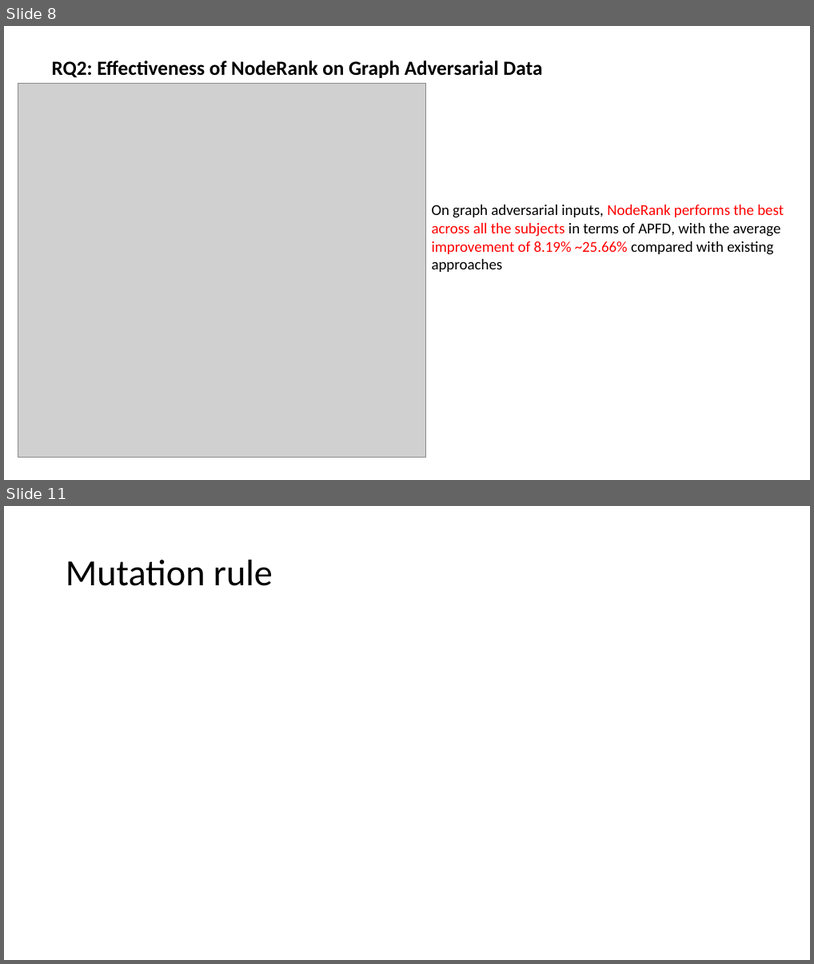
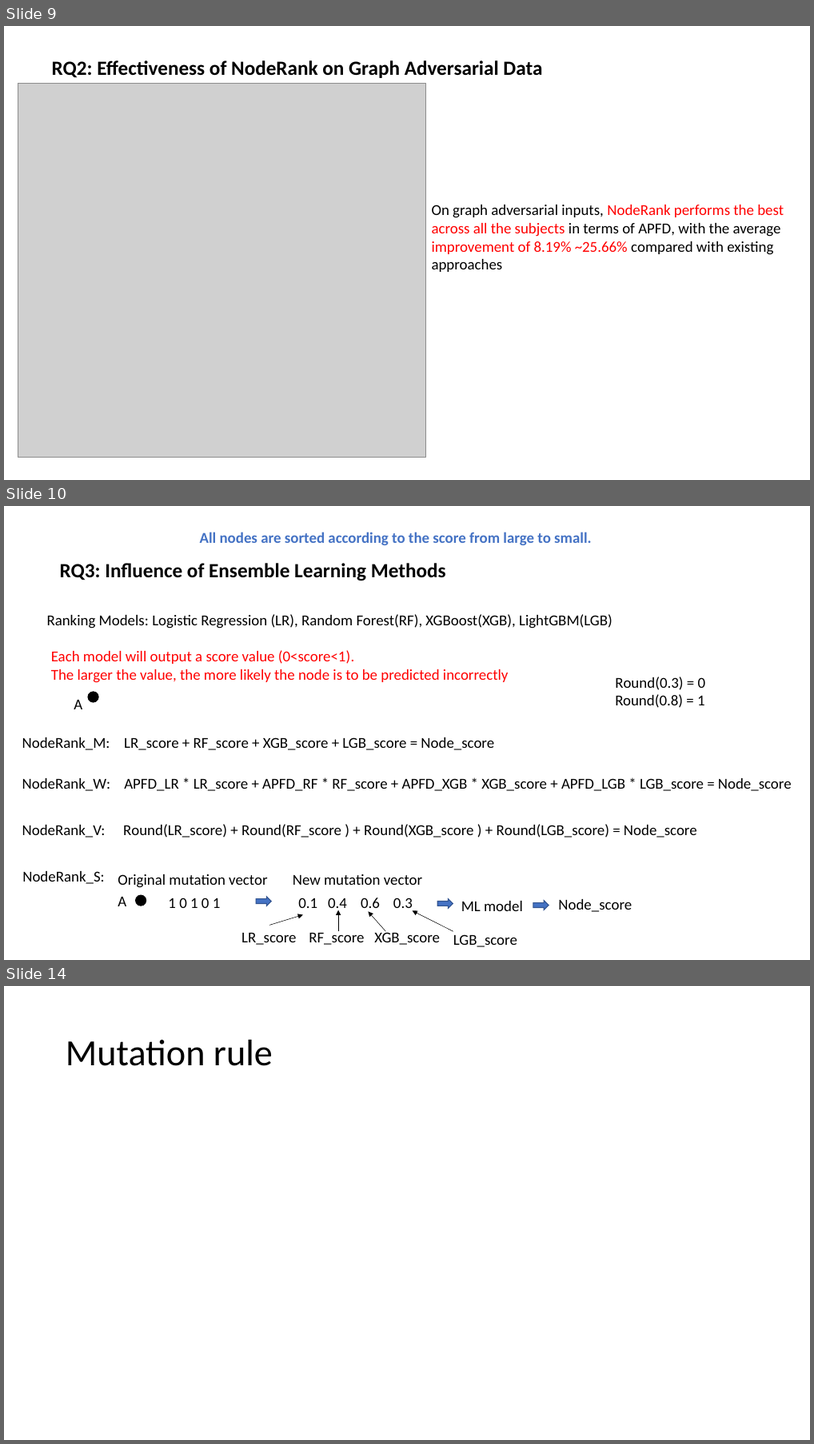
Before and after one commit to yinghuali/NodeRank, a slide deck: NodeRank.pptx. Shown one above the other, each under a label of ours: slides 8 and 11 before the commit, slides 9, 10 and 14 after it; the slides between them are not shown. The pictures are 814x964 and 814x1444 pixels, drawn with LibreOffice and Linux fonts; fonts in the diff are those of the drawing; grey boxes stand for pictures. Boxes give left, top, right and bottom in pixels: in the first picture for what was removed or moved away, otherwise in the second. Text is boxed around its words. In the diff, an @@ line names an element or a change of style, - is before the commit and + after.

```diff
--- a/NodeRank.pptx
+++ b/NodeRank.pptx
@@ slide 10 added at (4, 506, 810, 960), background #FFFFFF @@
@@ text added at (200, 532, 592, 545), 18 pt, text #4472C4, bold @@
+All nodes are sorted according to the score from large to small.
@@ text added at (60, 563, 446, 581), 24 pt, text #000000, bold @@
+RQ3: Influence of Ensemble Learning Methods
@@ text added at (47, 614, 613, 628), 18 pt, text #000000 @@
+Ranking Models: Logistic Regression (LR), Random Forest(RF), XGBoost(XGB), LightGBM(LGB)
@@ text added at (51, 650, 509, 683), 18 pt, text #FF0000 @@
+Each model will output a score value (0<score<1).
+The larger the value, the more likely the node is to be predicted incorrectly
@@ ellipse added at (88, 692, 98, 702), fill #000000, outline #000000 1 pt @@
@@ text added at (615, 676, 706, 708), 18 pt, text #000000 @@
+Round(0.3) = 0
+Round(0.8) = 1
@@ text added at (74, 700, 82, 709), 18 pt, text #000000 @@
+A
@@ text added at (22, 737, 110, 750), 18 pt, text #000000 @@
+NodeRank_M:
@@ text added at (124, 737, 494, 750), 18 pt, text #000000 @@
+LR_score + RF_score + XGB_score + LGB_score = Node_score
@@ text added at (22, 778, 110, 791), 18 pt, text #000000 @@
+NodeRank_W:
@@ text added at (124, 778, 792, 791), 18 pt, text #000000 @@
+APFD_LR * LR_score + APFD_RF * RF_score + APFD_XGB * XGB_score + APFD_LGB * LGB_score = Node_score
@@ text added at (22, 824, 106, 837), 18 pt, text #000000 @@
+NodeRank_V:
@@ text added at (123, 824, 698, 837), 18 pt, text #000000 @@
+Round(LR_score) + Round(RF_score ) + Round(XGB_score ) + Round(LGB_score) = Node_score
@@ text added at (22, 871, 104, 884), 18 pt, text #000000 @@
+NodeRank_S:
@@ text added at (118, 874, 267, 888), 18 pt, text #000000 @@
+Original mutation vector
@@ text added at (293, 874, 422, 884), 18 pt, text #000000 @@
+New mutation vector
@@ text added at (118, 896, 126, 906), 18 pt, text #000000 @@
+A
@@ ellipse added at (136, 895, 146, 905), fill #000000, outline #000000 1 pt @@
@@ text added at (168, 897, 221, 908), 18 pt, text #000000 @@
+1 0 1 0 1
@@ right arrow added at (256, 896, 271, 906), fill #4472C4, outline #325491 1 pt @@
@@ text added at (298, 897, 413, 912), 18 pt, text #000000 @@
+0.1 0.4 0.6 0.3
@@ arrow added from (338, 932) to (338, 909), #000000 0.5 pt @@
@@ arrow added from (386, 932) to (368, 912), #000000 0.5 pt @@
@@ arrow added from (454, 932) to (412, 911), #000000 0.5 pt @@
@@ right arrow added at (438, 899, 453, 908), fill #4472C4, outline #325491 1 pt @@
@@ text added at (462, 900, 523, 911), 18 pt, text #000000 @@
+ML model
@@ right arrow added at (534, 900, 549, 910), fill #4472C4, outline #325491 1 pt @@
@@ text added at (558, 899, 632, 912), 18 pt, text #000000 @@
+Node_score
@@ text added at (242, 932, 296, 944), 18 pt, text #000000 @@
+LR_score
@@ arrow added from (270, 924) to (303, 914), #000000 0.5 pt @@
@@ text added at (309, 930, 364, 944), 18 pt, text #000000 @@
+RF_score
@@ text added at (374, 930, 440, 944), 18 pt, text #000000 @@
+XGB_score
@@ text added at (454, 934, 518, 947), 18 pt, text #000000 @@
+LGB_score
@@ what was slide 8 is now slide 9 @@
@@ what was slide 11 is now slide 14 @@
```
Also in this commit, not shown: 2 slides changed, 3 other slides added, 1 slide removed, 3 other files.
